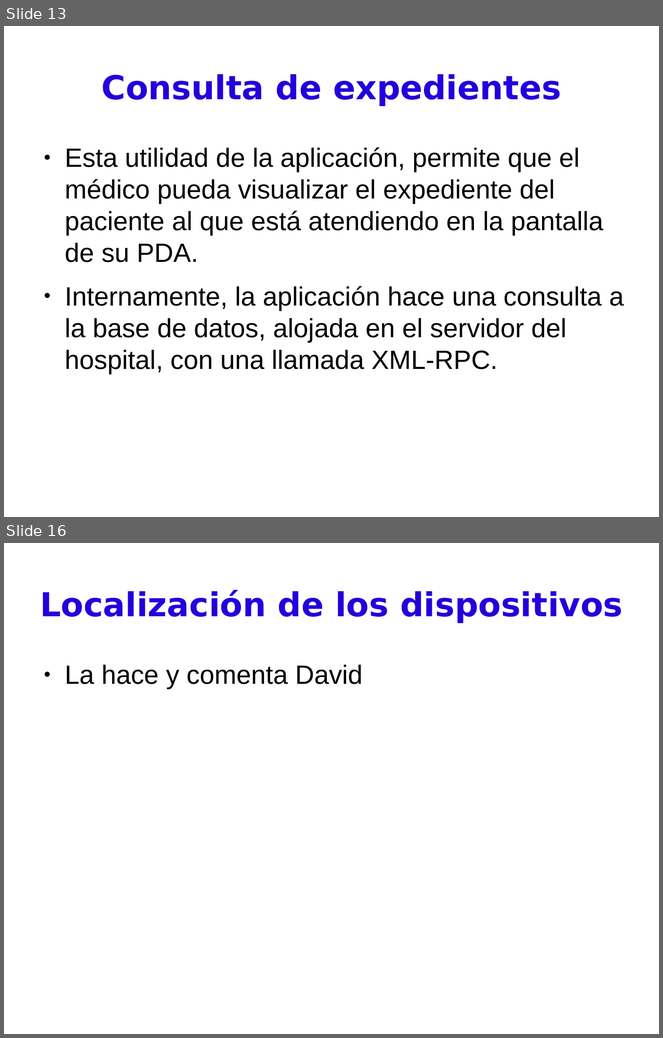
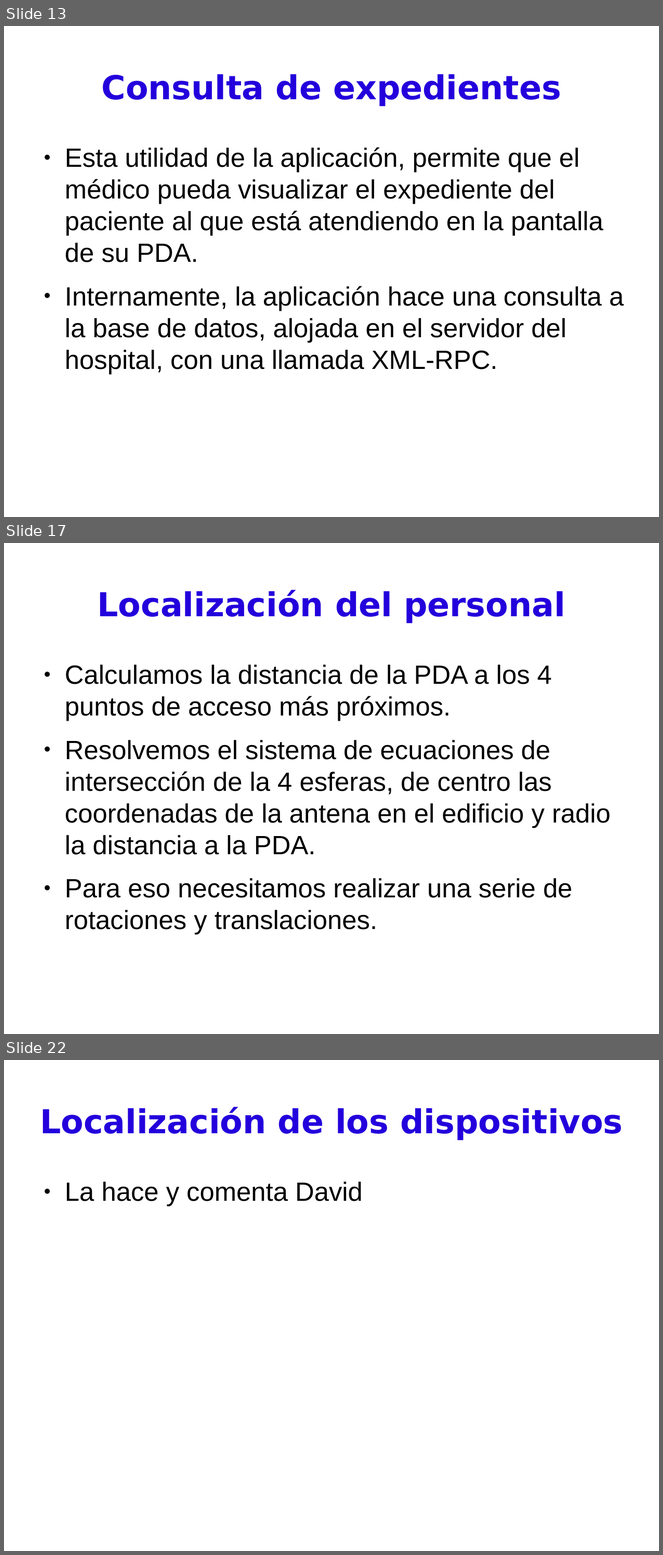
Before and after one commit to BackupTheBerlios/pdassii, a slide deck: Documentos/presentación.odp. Shown one above the other, each under a label of ours: slides 13 and 16 before the commit, slides 13, 17 and 22 after it; the slides between them are not shown. The pictures are 663x1038 and 663x1555 pixels, drawn with LibreOffice and Linux fonts; fonts in the diff are those of the drawing. Boxes give left, top, right and bottom in pixels: in the first picture for what was removed or moved away, otherwise in the second. Text is boxed around its words. In the diff, an @@ line names an element or a change of style, - is before the commit and + after.

```diff
--- a/Documentos/presentación.odp
+++ b/Documentos/presentación.odp
@@ slide 17 added at [4,543,659,1034], background #FFFFFF @@
@@ title added at [98,590,566,624], 40 pt, text #2300DC, bold @@
+Localización del personal
@@ text added at [65,665,611,935], 32 pt, text #000000 @@
+● Calculamos la distancia de la PDA a los 4 puntos de acceso más próximos.
+● Resolvemos el sistema de ecuaciones de intersección de la 4 esferas, de centro las coordenadas de la antena en el edificio y radio la distancia a la PDA.
+● Para eso necesitamos realizar una serie de rotaciones y translaciones.
@@ what was slide 16 is now slide 22 @@
```
Also in this commit, not shown: 5 slides changed, 6 other slides added, 1 slide removed.
